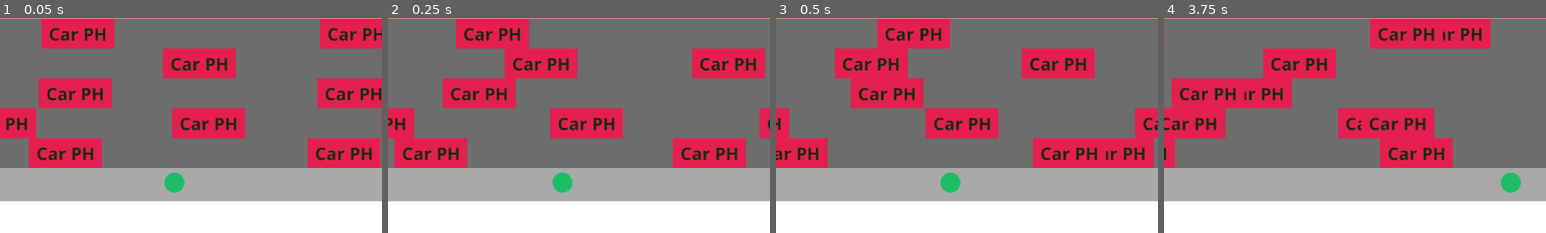
Above: before the commit, frames 1-4 (left to right).
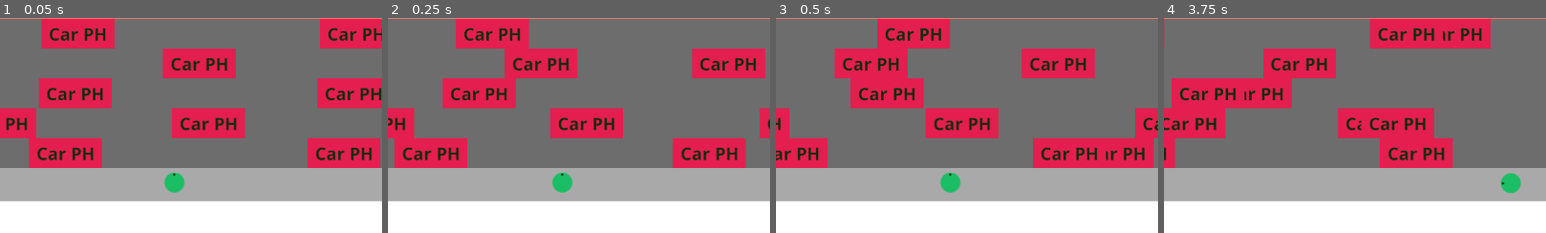
Above: after the commit, the same moments.

Repository: smarthall/20games
Game: Godot game, scene res://road_river_level.tscn
Two runs of this game, one before a commit and one after it. Both use one fixed random seed, a clock stepped at 60 frames per second and the inputs below.
Inputs:
- Up to frame 1 (0.05 s): no input
- Up to frame 2 (0.25 s): no input
- Up to frame 3 (0.5 s): no input
- Up to frame 4 (3.75 s): hold Right (right) 0.53-1.28 s; hold Down (down) 1.28-2.03 s; hold Right (right) 2.03-2.78 s; hold Up (up) 2.78-3.53 s; hold Left (left) from 3.53 s (still down)
The pictures show only the part of the screen within x 27-77%, y 50-100%; the shares and areas given below are measured in that part.

The runs differ from the first frame. In frame 1, less than 0.1% of the frame differs, in the area x 45-46%, y 72-74%; in frame 2, less than 0.1%; in frame 3, less than 0.1%; in frame 4, less than 0.1%, in the area x 88-94%, y 72-82%.

Commit message:
Frogger rotates with movement

Diff:
--- a/frogger/obstacle.tscn
+++ b/frogger/obstacle.tscn
@@ -24,7 +24,7 @@
 
 [node name="AnimatedSprite2D" type="AnimatedSprite2D" parent="."]
 sprite_frames = SubResource("SpriteFrames_vcivv")
-frame_progress = 0.257822
+frame_progress = 0.0337689
 
 [node name="StaticBody2D" type="StaticBody2D" parent="."]
 
--- a/frogger/player.gd
+++ b/frogger/player.gd
@@ -1,13 +1,26 @@
 extends Node2D
 
 @export var jump_distance: float = 0.0
+@export var move_speed: float = 200.0
+
+const ROTATION_UP := 0.0
+const ROTATION_DOWN := 180.0
+const ROTATION_LEFT := -90.0
+const ROTATION_RIGHT := 90.0
 
 func _process(delta: float) -> void:
     if Input.is_action_pressed("left"):
-        position.x -= 200 * delta
+        position.x -= move_speed * delta
+        rotation_degrees = ROTATION_LEFT
+
     elif Input.is_action_pressed("right"):
-        position.x += 200 * delta
+        position.x += move_speed * delta
+        rotation_degrees = ROTATION_RIGHT
+
     elif Input.is_action_just_pressed("up"):
         position.y -= jump_distance
+        rotation_degrees = ROTATION_UP
+
     elif Input.is_action_just_pressed("down"):
         position.y += jump_distance
+        rotation_degrees = ROTATION_DOWN
Binary file changed: frogger/assets/frogger.png
Not shown, changed: frogger/assets/frogger.xcf
